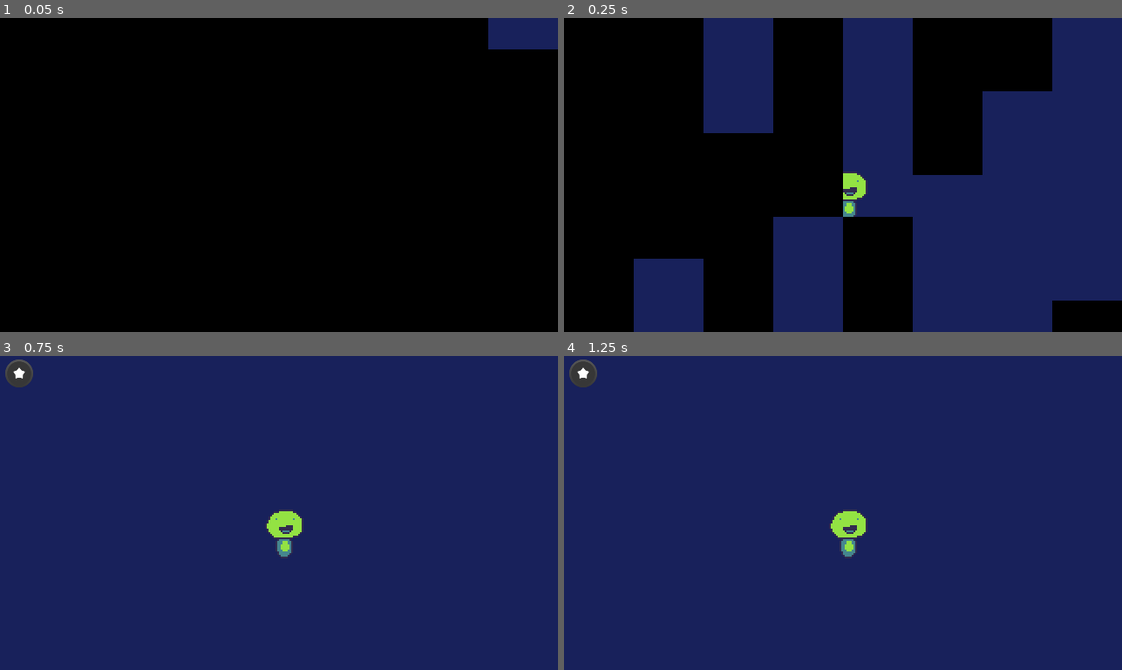
Above: before the commit, frames 1-4 (two rows, left to right).
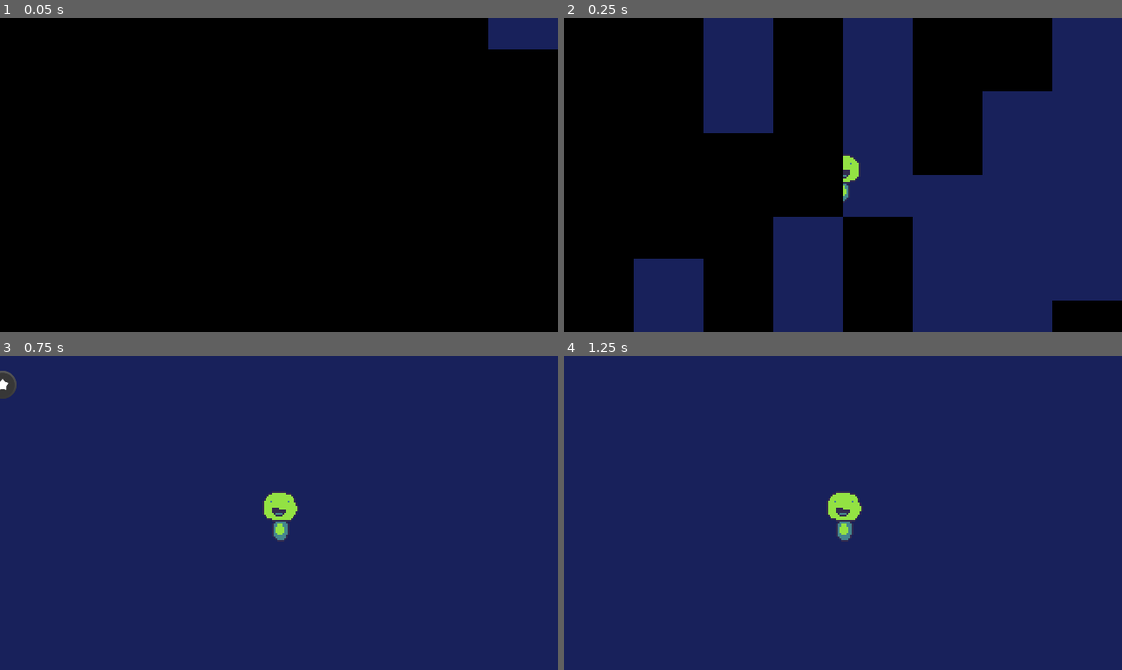
Above: after the commit, the same moments.

Repository: voithos/coloroid
Game: Godot game, scene res://scenes/demos/demo_base.tscn
The game is run twice, just before and just after one commit, with the same random seed, the same clock (stepped at 60 frames per second) and the same inputs. Sound files missing from this copy of the repository are replaced by a short silence.
Inputs:
- Up to frame 1 (0.05 s): no input
- Up to frame 2 (0.25 s): no input
- Up to frame 3 (0.75 s): tap Enter at 0.5 s; hold Right (move_right, bound only after the commit) from 0.53 s (still down); tap Space (jump, bound only after the commit) at 0.6 s
- Up to frame 4 (1.25 s): keep holding Right (move_right, bound only after the commit); tap Space (jump, bound only after the commit) at 0.77, 1.07 s

Frame 1 is identical in both runs. In frame 2, 0.6% of the frame differs, in the area x 50-55%, y 43-64%; in frame 3, 1.4%, in the area x 0-55%, y 1-65%; in frame 4, 1.3%.
Error before the commit: Assertion failed. (res://scripts/music.gd:96)

Commit message:
Initial character controller.

Diff:
--- a/project.godot
+++ b/project.godot
@@ -8,9 +8,19 @@
 
 config_version=4
 
+_global_script_classes=[ {
+"base": "KinematicBody2D",
+"class": "Player",
+"language": "GDScript",
+"path": "res://scenes/player.gd"
+} ]
+_global_script_class_icons={
+"Player": ""
+}
+
 [application]
 
-config/name="Global Game Jam 2022"
+config/name="GMTK Game Jam 2022"
 run/main_scene="res://scenes/demos/demo_base.tscn"
 config/icon="res://icon.png"
 
@@ -23,6 +33,8 @@
 music="*res://scripts/music.gd"
 global_camera="*res://scripts/global_camera.gd"
 checkpoint_store="*res://scripts/checkpoint_store.gd"
+death_counter="*res://scripts/death_counter.gd"
+game_timer="*res://scripts/game_timer.gd"
 
 [display]
 
@@ -57,6 +69,49 @@
 "svg/scale": 1.0
 }
 
+[input]
+
+restart={
+"deadzone": 0.5,
+"events": [ Object(InputEventKey,"resource_local_to_scene":false,"resource_name":"","device":0,"alt":false,"shift":false,"control":false,"meta":false,"command":false,"pressed":false,"scancode":0,"physical_scancode":82,"unicode":0,"echo":false,"script":null)
+ ]
+}
+debug={
+"deadzone": 0.5,
+"events": [ Object(InputEventKey,"resource_local_to_scene":false,"resource_name":"","device":0,"alt":false,"shift":false,"control":false,"meta":false,"command":false,"pressed":false,"scancode":0,"physical_scancode":71,"unicode":0,"echo":false,"script":null)
+ ]
+}
+move_left={
+"deadzone": 0.5,
+"events": [ Object(InputEventKey,"resource_local_to_scene":false,"resource_name":"","device":0,"alt":false,"shift":false,"control":false,"meta":false,"command":false,"pressed":false,"scancode":0,"physical_scancode":16777231,"unicode":0,"echo":false,"script":null)
+ ]
+}
+move_right={
+"deadzone": 0.5,
+"events": [ Object(InputEventKey,"resource_local_to_scene":false,"resource_name":"","device":0,"alt":false,"shift":false,"control":false,"meta":false,"command":false,"pressed":false,"scancode":0,"physical_scancode":16777233,"unicode":0,"echo":false,"script":null)
+ ]
+}
+move_up={
+"deadzone": 0.5,
+"events": [ Object(InputEventKey,"resource_local_to_scene":false,"resource_name":"","device":0,"alt":false,"shift":false,"control":false,"meta":false,"command":false,"pressed":false,"scancode":0,"physical_scancode":16777232,"unicode":0,"echo":false,"script":null)
+ ]
+}
+move_down={
+"deadzone": 0.5,
+"events": [ Object(InputEventKey,"resource_local_to_scene":false,"resource_name":"","device":0,"alt":false,"shift":false,"control":false,"meta":false,"command":false,"pressed":false,"scancode":0,"physical_scancode":16777234,"unicode":0,"echo":false,"script":null)
+ ]
+}
+jump={
+"deadzone": 0.5,
+"events": [ Object(InputEventKey,"resource_local_to_scene":false,"resource_name":"","device":0,"alt":false,"shift":false,"control":false,"meta":false,"command":false,"pressed":false,"scancode":0,"physical_scancode":32,"unicode":0,"echo":false,"script":null)
+ ]
+}
+attack={
+"deadzone": 0.5,
+"events": [ Object(InputEventKey,"resource_local_to_scene":false,"resource_name":"","device":0,"alt":false,"shift":false,"control":false,"meta":false,"command":false,"pressed":false,"scancode":0,"physical_scancode":90,"unicode":0,"echo":false,"script":null)
+ ]
+}
+
 [physics]
 
 common/enable_pause_aware_picking=true
--- a/scenes/demos/demo_base.tscn
+++ b/scenes/demos/demo_base.tscn
@@ -1,15 +1,17 @@
 [gd_scene load_steps=5 format=2]
 
 [ext_resource path="res://scenes/level_logic.tscn" type="PackedScene" id=1]
-[ext_resource path="res://assets/props/blob.png" type="Texture" id=2]
+[ext_resource path="res://scenes/player.tscn" type="PackedScene" id=2]
 [ext_resource path="res://assets/props/test_hires.png" type="Texture" id=3]
 
 [sub_resource type="RectangleShape2D" id=1]
-extents = Vector2( 69.5, 10 )
+extents = Vector2( 1000, 10 )
 
 [node name="demo_base" type="Node2D"]
 
 [node name="level_logic" parent="." instance=ExtResource( 1 )]
+next_level = ""
+background_music = 0
 
 [node name="block" type="StaticBody2D" parent="."]
 position = Vector2( 104, 126 )
@@ -21,11 +23,10 @@
 "_edit_lock_": true
 }
 
-[node name="blob" type="Sprite" parent="."]
-position = Vector2( 164, 100 )
-texture = ExtResource( 2 )
-
 [node name="test_hires" type="Sprite" parent="."]
 position = Vector2( 11, 10 )
 scale = Vector2( 0.2, 0.2 )
 texture = ExtResource( 3 )
+
+[node name="player" parent="." instance=ExtResource( 2 )]
+position = Vector2( 157, 82 )
--- /dev/null
+++ b/scenes/jump_dust_particles.gd
@@ -0,0 +1,9 @@
+extends Sprite
+
+func _ready():
+    pass
+
+func play_once(direction):
+    $animation.play(direction)
+    yield($animation, "animation_finished")
+    queue_free()
--- /dev/null
+++ b/scenes/jump_dust_particles.tscn
@@ -0,0 +1,135 @@
+[gd_scene load_steps=6 format=2]
+
+[ext_resource path="res://scenes/jump_dust_particles.gd" type="Script" id=2]
+[ext_resource path="res://assets/player/jump_dust_land.png" type="Texture" id=4]
+
+[sub_resource type="Animation" id=3]
+resource_name = "land"
+step = 0.0416667
+tracks/0/type = "value"
+tracks/0/path = NodePath(".:texture")
+tracks/0/interp = 1
+tracks/0/loop_wrap = true
+tracks/0/imported = false
+tracks/0/enabled = true
+tracks/0/keys = {
+"times": PoolRealArray( 0 ),
+"transitions": PoolRealArray( 1 ),
+"update": 1,
+"values": [ null ]
+}
+tracks/1/type = "value"
+tracks/1/path = NodePath(".:hframes")
+tracks/1/interp = 1
+tracks/1/loop_wrap = true
+tracks/1/imported = false
+tracks/1/enabled = true
+tracks/1/keys = {
+"times": PoolRealArray( 0 ),
+"transitions": PoolRealArray( 1 ),
+"update": 1,
+"values": [ 6 ]
+}
+tracks/2/type = "value"
+tracks/2/path = NodePath(".:frame")
+tracks/2/interp = 1
+tracks/2/loop_wrap = true
+tracks/2/imported = false
+tracks/2/enabled = true
+tracks/2/keys = {
+"times": PoolRealArray( 0, 0.333333 ),
+"transitions": PoolRealArray( 1, 1 ),
+"update": 0,
+"values": [ 0, 5 ]
+}
+
+[sub_resource type="Animation" id=2]
+resource_name = "side"
+step = 0.0416667
+tracks/0/type = "value"
+tracks/0/path = NodePath(".:texture")
+tracks/0/interp = 1
+tracks/0/loop_wrap = true
+tracks/0/imported = false
+tracks/0/enabled = true
+tracks/0/keys = {
+"times": PoolRealArray( 0 ),
+"transitions": PoolRealArray( 1 ),
+"update": 1,
+"values": [ null ]
+}
+tracks/1/type = "value"
+tracks/1/path = NodePath(".:hframes")
+tracks/1/interp = 1
+tracks/1/loop_wrap = true
+tracks/1/imported = false
+tracks/1/enabled = true
+tracks/1/keys = {
+"times": PoolRealArray( 0 ),
+"transitions": PoolRealArray( 1 ),
+"update": 1,
+"values": [ 7 ]
+}
+tracks/2/type = "value"
+tracks/2/path = NodePath(".:frame")
+tracks/2/interp = 1
+tracks/2/loop_wrap = true
+tracks/2/imported = false
+tracks/2/enabled = true
+tracks/2/keys = {
+"times": PoolRealArray( 0, 0.416667 ),
+"transitions": PoolRealArray( 1, 1 ),
+"update": 0,
+"values": [ 0, 6 ]
+}
+
+[sub_resource type="Animation" id=1]
+resource_name = "up"
+step = 0.0416667
+tracks/0/type = "value"
+tracks/0/path = NodePath(".:texture")
+tracks/0/interp = 1
+tracks/0/loop_wrap = true
+tracks/0/imported = false
+tracks/0/enabled = true
+tracks/0/keys = {
+"times": PoolRealArray( 0 ),
+"transitions": PoolRealArray( 1 ),
+"update": 1,
+"values": [ null ]
+}
+tracks/1/type = "value"
+tracks/1/path = NodePath(".:hframes")
+tracks/1/interp = 1
+tracks/1/loop_wrap = true
+tracks/1/imported = false
+tracks/1/enabled = true
+tracks/1/keys = {
+"times": PoolRealArray( 0 ),
+"transitions": PoolRealArray( 1 ),
+"update": 1,
+"values": [ 6 ]
+}
+tracks/2/type = "value"
+tracks/2/path = NodePath(".:frame")
+tracks/2/interp = 1
+tracks/2/loop_wrap = true
+tracks/2/imported = false
+tracks/2/enabled = true
+tracks/2/keys = {
+"times": PoolRealArray( 0, 0.291667 ),
+"transitions": PoolRealArray( 1, 1 ),
+"update": 0,
+"values": [ 0, 5 ]
+}
+
+[node name="jump_dust_particles" type="Sprite"]
+texture = ExtResource( 4 )
+hframes = 6
+frame = 5
+script = ExtResource( 2 )
+
+[node name="animation" type="AnimationPlayer" parent="."]
+anims/land = SubResource( 3 )
+anims/side = SubResource( 2 )
+anims/up = SubResource( 1 )
--- a/scenes/level_logic.gd
+++ b/scenes/level_logic.gd
@@ -1,13 +1,10 @@
 extends Node2D
-
-# Have to preload this to avoid a parse error when using it in a constant expression.
-const constmusic = preload("res://scripts/music.gd")
 
 const NEXT_LEVEL_TIMEOUT = 1 # Seconds
 
 export (String, FILE, "*.tscn") var next_level
 # Note, this has no type hint because of https://github.com/godotengine/godot/issues/52140. :\
-export var background_music = constmusic.EXAMPLE
+export var background_music = music.EXAMPLE
 
 func _ready():
     add_to_group("level")
--- /dev/null
+++ b/scenes/player.gd
@@ -0,0 +1,236 @@
+extends KinematicBody2D
+class_name Player
+
+var velocity = Vector2.ZERO
+var previous_velocity = Vector2.ZERO
+
+const HORIZONTAL_VEL = 75.0
+const HORIZONTAL_ACCEL = 20 # How quickly we accelerate to max speed
+
+const GRAVITY = 6.0
+const GRAVITY_DECREASE_THRESHOLD = 10 # The speed below which gravity is decreased.
+const GRAVITY_DECREASE_MULTIPLIER = 0.5 # The amount of decrease for low gravity (at the height of a jump).
+const JUMP_VEL = 160
+const TERM_VEL = JUMP_VEL * 2
+const FAST_FALL_MULTIPLIER = 1.7 # How much faster fast fall is compared to gravity
+const JUMP_SIDE_DUST_SPEED = 20 # Speed after which we emit "side" jump particles
+const LAND_DUST_SPEED = 80 # Speed after which we emit dust in the landed state
+
+const JUMP_RELEASE_MULTIPLIER = 0.5 # Multiplied by velocity if button released
+
+const MAX_HEALTH = 10
+var health = MAX_HEALTH
+signal health_changed
+
+export (bool) var facing_left = true
+var is_dying = false
+var is_moving = false
+var is_airborne = false
+var was_airborne = false
+var is_fast_falling = false
+
+# Squash and stretch
+var squash_stretch_scale = Vector2.ONE
+const JUMP_SQUASH_STRETCH = Vector2(0.8, 1.2)
+const LAND_SQUASH_STRETCH = Vector2(1.5, 0.4)
+const SQUASH_LERP_SPEED = 10
+
+var is_controllable = true
+
+const WALK_SFX_COOLDOWN = 0.3 # seconds
+var walk_sfx_cooldown = 0
+
+func _ready():
+    add_to_group("player")
+
+    _maybe_jump_to_checkpoint()
+
+    _update_sprite_flip()
+
+    # Initial animation.
+    is_controllable = false
+
+    # Wait a little bit extra to allow the transition to complete fading in
+    yield(get_tree().create_timer(0.2), "timeout")
+
+    is_controllable = true
+    $animation.play("idle")
+
+func _maybe_jump_to_checkpoint():
+    if checkpoint_store.has_checkpoint():
+        global_position = checkpoint_store.get_checkpoint()
+
+func _physics_process(delta):
+    _maybe_die()
+
+    _animate_squash_stretch(delta)
+
+    if !is_controllable:
+        return
+
+    if Input.is_action_just_pressed("restart"):
+        die()
+        return
+
+    _move_player(delta)
+
+    _update_sprite_flip()
+    _walk_sfx(delta)
+
+func _animate_squash_stretch(delta):
+    if is_airborne and velocity.y < 0:
+        _apply_jump_squash_stretch()
+    else:
+        # We could actually use delta here, but we don't have to.
+        # https://www.construct.net/en/blogs/ashleys-blog-2/using-lerp-delta-time-924
+        var lerp_val = SQUASH_LERP_SPEED * delta
+        assert(lerp_val <= 1.0)
+        squash_stretch_scale.x = lerp(squash_stretch_scale.x, 1.0, lerp_val)
+        squash_stretch_scale.y = lerp(squash_stretch_scale.y, 1.0, lerp_val)
+    $sprite.scale = squash_stretch_scale
+
+func _apply_jump_squash_stretch():
+    squash_stretch_scale.x = range_lerp(abs(velocity.y), 0, JUMP_VEL, 1.0, JUMP_SQUASH_STRETCH.x)
+    squash_stretch_scale.y = range_lerp(abs(velocity.y), 0, JUMP_VEL, 1.0, JUMP_SQUASH_STRETCH.y)
+    $sprite.scale = squash_stretch_scale
+
+func _move_player(delta):
+    was_airborne = is_airborne
+
+    var target_horizontal = 0
+    var fall_multiplier = 1.0
+    is_moving = false
+
+
+    if Input.is_action_pressed("move_left"):
+        target_horizontal -= HORIZONTAL_VEL
+        is_moving = true
+    if Input.is_action_pressed("move_right"):
+        target_horizontal += HORIZONTAL_VEL
+        is_moving = true
+
+    if Input.is_action_just_pressed("jump") and is_on_floor():
+        _jump()
+
+    if target_horizontal != 0:
+        facing_left = target_horizontal < 0
+
+    # Apply gravity and fast falling
+    if is_airborne and Input.is_action_just_released("jump"):
+        is_fast_falling = true
+        if velocity.y < 0:
+            velocity.y *= JUMP_RELEASE_MULTIPLIER
+
+    if is_fast_falling:
+        fall_multiplier = FAST_FALL_MULTIPLIER
+
+    # When we're nearing the top of the jump, decrease gravity.
+    var grav_multiplier = 1.0 if is_fast_falling or abs(velocity.y) > GRAVITY_DECREASE_THRESHOLD else GRAVITY_DECREASE_MULTIPLIER
+    velocity.y = min(TERM_VEL, velocity.y + GRAVITY * grav_multiplier * fall_multiplier)
+
+    # Lerp horizontal movement
+    velocity.x = lerp(velocity.x, target_horizontal, HORIZONTAL_ACCEL * delta)
+
+    previous_velocity = velocity
+    velocity = move_and_slide(velocity, Vector2.UP)
+
+    if was_airborne and is_on_floor():
+        # Landed.
+        is_airborne = false
+        _landed()
+    elif !was_airborne and !is_on_floor():
+        # Fell off a cliff.
+        is_airborne = true
+
+    if !is_airborne:
+        if is_moving:
+            $animation.play("run")
+        else:
+            $animation.play("idle")
+
+func _jump():
+    is_airborne = true
+    is_fast_falling = false
+    velocity.y = -JUMP_VEL
+    sfx.play(sfx.JUMP, sfx.EXTRA_QUIET_DB)
+    $animation.play("jump")
+    _apply_jump_squash_stretch()
+
+    # Create the dust animation
+    _create_dust()
+
+func _landed():
+    if previous_velocity.y > LAND_DUST_SPEED:
+        # Set the squash/stretch scales based on the landing speed.
+        squash_stretch_scale.x = clamp(range_lerp(previous_velocity.y, 0, JUMP_VEL, 1.0, LAND_SQUASH_STRETCH.x), 1.0, LAND_SQUASH_STRETCH.x)
+        squash_stretch_scale.y = clamp(range_lerp(previous_velocity.y, 0, JUMP_VEL, 1.0, LAND_SQUASH_STRETCH.y), LAND_SQUASH_STRETCH.y, 1.0)
+
+        _create_dust(true)
+        # The walk sound works well as a landed sound.
+        sfx.play(sfx.WALK, sfx.QUIET_DB)
+
+func _create_dust(is_landing=false):
+    var dust = preload("res://scenes/jump_dust_particles.tscn").instance()
+    dust.flip_h = not facing_left
+    dust.global_position = global_position
+    _add_sibling_above(dust)
+
+    if is_landing:
+        dust.play_once("land")
+    # Play different animations based on horizontal speed
+    elif abs(velocity.x) > JUMP_SIDE_DUST_SPEED:
+        dust.play_once("side")
+    else:
+        dust.play_once("up")
+
+# Adds a sibling node above the player.
+func _add_sibling_above(node):
+    var parent = get_parent()
+    parent.add_child(node)
+    parent.move_child(node, get_index())
+
+func set_health(h):
+    health = min(max(0, h), MAX_HEALTH)
+    emit_signal("health_changed", health, MAX_HEALTH)
+    if health <= 0:
+        die()
+
+func _update_sprite_flip():
+    $sprite.flip_h = not facing_left
+
+func _walk_sfx(delta):
+    if !is_on_floor() or !is_moving:
+        walk_sfx_cooldown = 0
+        return
+
+    if walk_sfx_cooldown <= 0:
+        sfx.play(sfx.WALK, sfx.QUIET_DB)
+        walk_sfx_cooldown = WALK_SFX_COOLDOWN
+    if walk_sfx_cooldown > 0:
+        walk_sfx_cooldown -= delta
+
+func _on_hurtbox_area_entered(area):
+    die()
+
+func _on_hurtbox_body_entered(body):
+    die()
+
+func die():
+    if is_dying: return
+    is_dying = true
+    is_controllable = false
+    death_counter.die()
+
+    $animation.play("death")
+    sfx.play(sfx.DEATH)
+    global_camera.shake(0.5, 30, 3)
+    yield($animation, "animation_finished")
+    var level = get_tree().get_nodes_in_group("level")[0]
+    level.begin_reset_transition()
+
+
+const ABYSS_DEATH_THRESHOLD_Y = 1500
+func _maybe_die():
+    # Special case handling in case the player falls off the edge of the world.
+    if position.y > ABYSS_DEATH_THRESHOLD_Y:
+        die()
--- /dev/null
+++ b/scenes/player.tscn
@@ -0,0 +1,22 @@
+[gd_scene load_steps=5 format=2]
+
+[ext_resource path="res://scenes/player_camera.gd" type="Script" id=1]
+[ext_resource path="res://assets/props/blob.png" type="Texture" id=2]
+[ext_resource path="res://scenes/player.gd" type="Script" id=3]
+
+[sub_resource type="CapsuleShape2D" id=1]
+
+[node name="player" type="KinematicBody2D"]
+script = ExtResource( 3 )
+
+[node name="sprite" type="Sprite" parent="."]
+texture = ExtResource( 2 )
+
+[node name="animation" type="AnimationPlayer" parent="."]
+
+[node name="shape" type="CollisionShape2D" parent="."]
+shape = SubResource( 1 )
+
+[node name="player_camera" type="Camera2D" parent="shape"]
+current = true
+script = ExtResource( 1 )
--- /dev/null
+++ b/scenes/player_start.gd
@@ -0,0 +1,9 @@
+extends Node2D
+
+export (bool) var active = false
+
+func _ready():
+    if active and OS.is_debug_build():
+        yield(get_tree(), "idle_frame")
+        var player = get_tree().get_nodes_in_group("player")[0]
+        player.position = position
--- /dev/null
+++ b/scenes/player_start.tscn
@@ -0,0 +1,6 @@
+[gd_scene load_steps=2 format=2]
+
+[ext_resource path="res://scenes/player_start.gd" type="Script" id=1]
+
+[node name="player_start" type="Node2D"]
+script = ExtResource( 1 )
--- /dev/null
+++ b/scripts/death_counter.gd
@@ -0,0 +1,44 @@
+extends Node
+
+# Store for storing number of deaths per level, and totally.
+
+# Note, level names must be unique!
+var levels = {}
+var saved_levels = {}
+
+func _ready():
+    add_to_group("persistable")
+
+func deaths_in_level(level_id) -> int:
+    if !levels.has(level_id):
+        return 0
+    return levels[level_id]
+
+func total_deaths() -> int:
+    var deaths = 0
+    for level in levels.keys():
+        deaths += deaths_in_level(level)
+    return deaths
+
+func die():
+    # Track current-run deaths separately from saved deaths.
+    _increment_death(levels)
+    _increment_death(saved_levels)
+    # Persist the data.
+    saving.save_game()
+
+func _increment_death(store):
+    # Can only die in current level, naturally
+    var level = _level_name()
+    if !store.has(level):
+        store[level] = 0
+    store[level] += 1
+
+func _level_name():
+    return get_tree().get_current_scene().get_name()
+
+func save_state():
+    return saved_levels
+
+func load_state(save_data):
+    saved_levels = save_data
--- /dev/null
+++ b/scripts/game_timer.gd
@@ -0,0 +1,24 @@
+extends Node
+
+# Game timer.
+
+# Note, level names must be unique!
+var started = false
+var start_time = 0.0
+
+func _ready():
+    # Intentionally not persistable.
+    pass
+
+func start_if_not_started():
+    if !started:
+        start_time = OS.get_ticks_msec()
+        started = true
+
+# Returns the current game time.
+func game_time_formatted():
+    var delta = OS.get_ticks_msec() - start_time
+    var seconds = floor(delta / 1000.0)
+    var minutes = floor(seconds / 60.0)
+    var remainder = floor(seconds - minutes * 60.0)
+    return "%d:%02d" % [minutes, remainder]
--- a/scripts/music.gd
+++ b/scripts/music.gd
@@ -95,7 +95,13 @@
 func play(sample):
     assert(sample in SAMPLES)
     if current_music != sample:
+        if is_instance_valid(last_musicbox):
+            last_musicbox.stop()
         var musicbox = musicboxes[sample]
         musicbox.play()
         current_music = sample
         last_musicbox = musicbox
+
+func stop():
+    last_musicbox.stop()
+    current_music = null
--- a/scripts/sfx.gd
+++ b/scripts/sfx.gd
@@ -13,10 +13,12 @@
 enum {
     # TODO: Replace with actual sounds
     JUMP,
+    WALK,
 }
 
 const SAMPLES = {
     JUMP: preload("res://assets/sfx/jump.wav"),
+    WALK: preload("res://assets/sfx/walk.wav"),
 }
 # ========================
 
Binary file added: assets/player/jump.aseprite
Binary file added: assets/player/jump.png
Not shown, added: assets/player/jump.png.import
Binary file added: assets/player/jump_dust_land.aseprite
Binary file added: assets/player/jump_dust_land.png
Not shown, added: assets/player/jump_dust_land.png.import
Binary file added: assets/player/jump_dust_side.aseprite
Binary file added: assets/player/jump_dust_side.png
Not shown, added: assets/player/jump_dust_side.png.import
Binary file added: assets/player/jump_dust_up.aseprite
Binary file added: assets/player/jump_dust_up.png
Not shown, added: assets/player/jump_dust_up.png.import
(and 4 more such lines)
